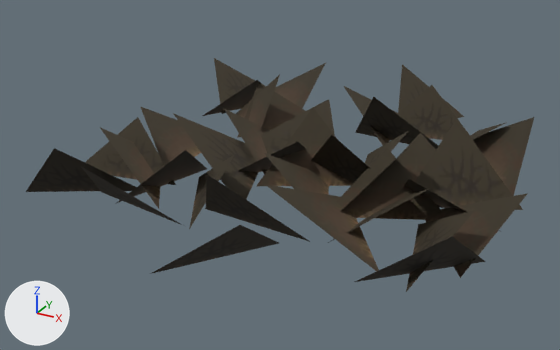
Two versions of the glTF model docs/assets/models/decor/dec_dry_grass_07_49852.glb, one commit apart.
Rendered twice from a 50 mm lens placed at (15.92, -2.36, 1.32), pointed at (14.48, 0.26, 0.01). Arrows for +X, +Y and +Z are at lower left; the lights stay in place. The older version comes first. Where no turn or scale is listed for an object, it has been applied to the vertices.

In view in the first picture: 'dry_grass_07_mesh'.
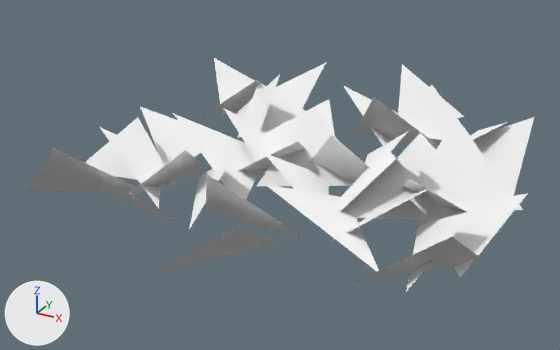
What differs and where, as boxes [x1, y1, x2, y2] in the pictures (560 x 350 px):
'dry_grass_07_mesh', recoloured (lighter)
    both: [26, 58, 534, 292]

The change, as a list of edits to the scene's bpy script:
```text
Add mat_desert_cutout:
    mat_desert_cutout = principled_material('desert_cutout')
    mat_desert_cutout.base_color = (1.0, 1.0, 1.0)  # white #ffffff
    mat_desert_cutout.roughness = 0.9
Change me_dry_grass_07:
    where me_dry_grass_07.from_pydata(...)  # 114 vertices, 38 faces; spans x -0.88..0.98, y -1.2..0.82, z 0.0..0.28
    remove me_dry_grass_07.materials.append(mat_desert_mat_decoration_cutout)
    add me_dry_grass_07.materials.append(mat_desert_cutout)  # white #ffffff
```
